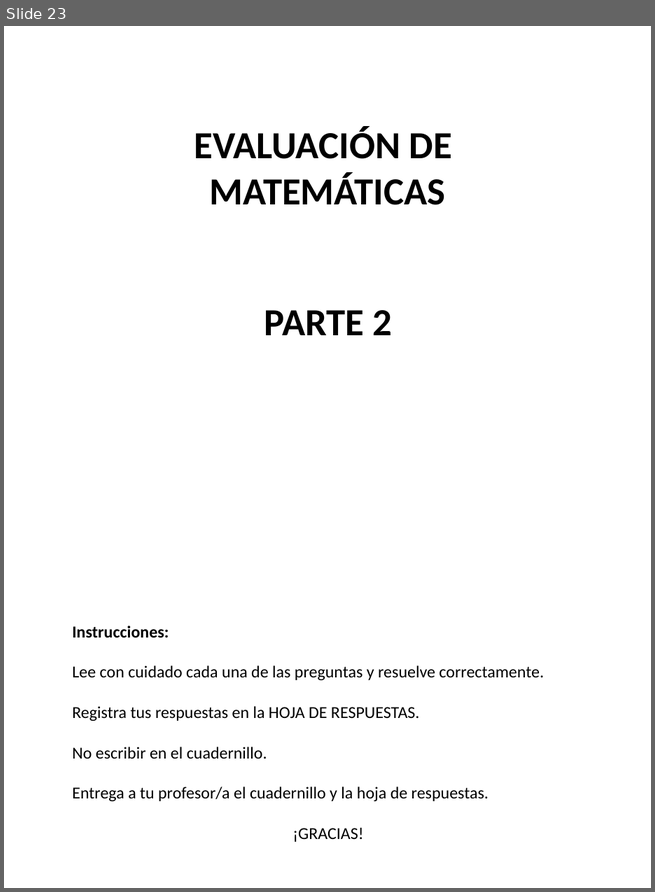
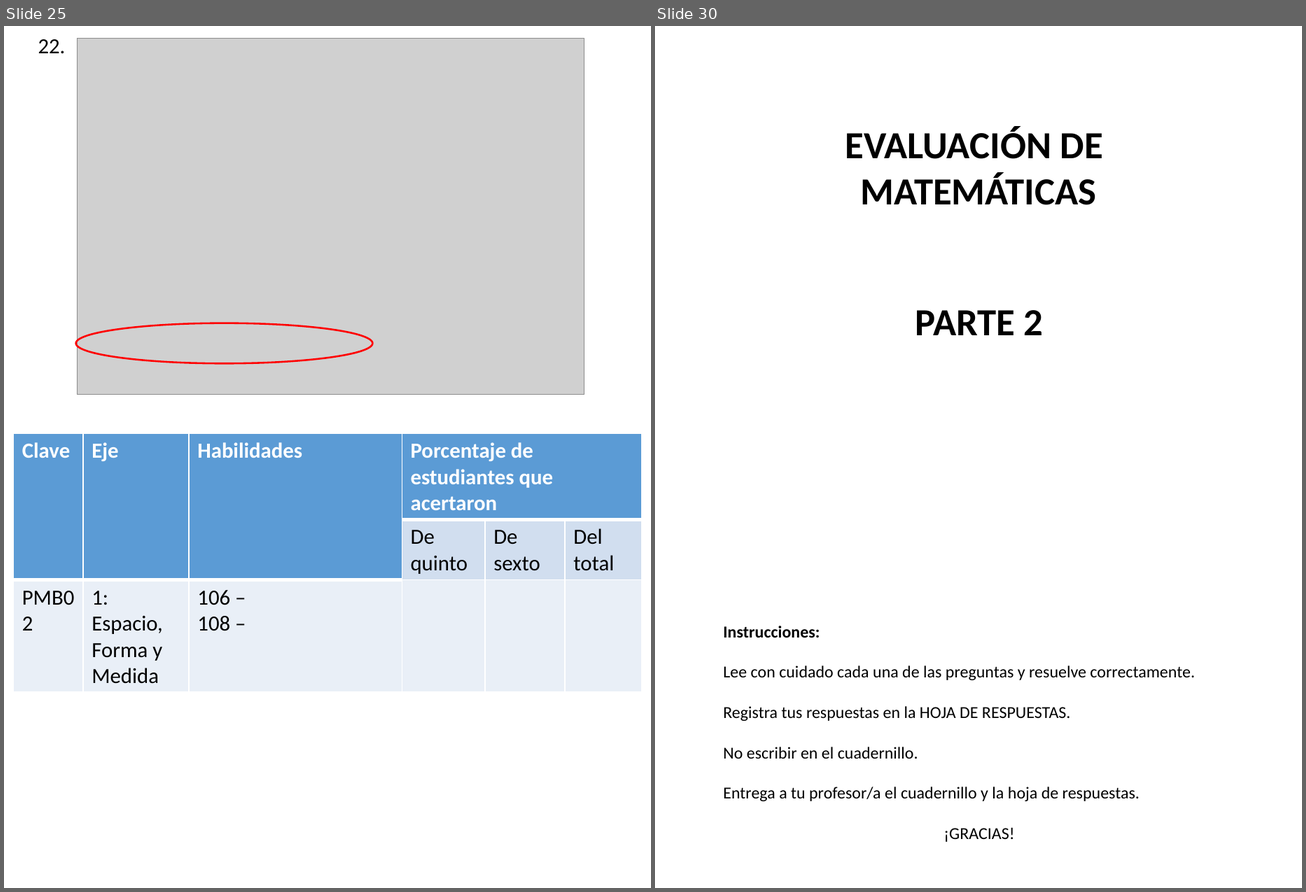
Before and after one commit to Adrifelcha/afchavez-019, a slide deck: Lancaster/Reporte_02_Q-Preliminar/Info_per_Item.pptx. Shown side by side, each under a label of ours: slide 23 before the commit, slides 25 and 30 after it; the slides between them are not shown. The pictures are 655x892 and 1306x892 pixels, drawn with LibreOffice and Linux fonts; fonts in the diff are those of the drawing; grey boxes stand for pictures. Boxes give left, top, right and bottom in pixels: in the first picture for what was removed or moved away, otherwise in the second. Text is boxed around its words. In the diff, an @@ line names an element or a change of style, - is before the commit and + after.

```diff
--- a/Lancaster/Reporte_02_Q-Preliminar/Info_per_Item.pptx
+++ b/Lancaster/Reporte_02_Q-Preliminar/Info_per_Item.pptx
@@ slide 25 added at (4, 26, 651, 888), background #FFFFFF @@
@@ text added at (38, 39, 66, 54), 18 pt, text #000000 @@
+22.
@@ picture added at (78, 38, 584, 394) @@
@@ ellipse added at (75, 324, 372, 364), outline #FF0000 1.5 pt @@
@@ table added at (14, 433, 642, 687), 3 rows, 6 columns @@
+Clave | Eje | Habilidades | Porcentaje de estudiantes que acertaron |  | 
+ |  |  | De quinto | De sexto | Del total
+PMB02 | 1: / Espacio, Forma y Medida | 106 – / 108 – |  |  | 
@@ what was slide 23 is now slide 30 @@
```
Also in this commit, not shown: 22 slides changed, 22 other slides added, 2 slides removed, 1 other file.
